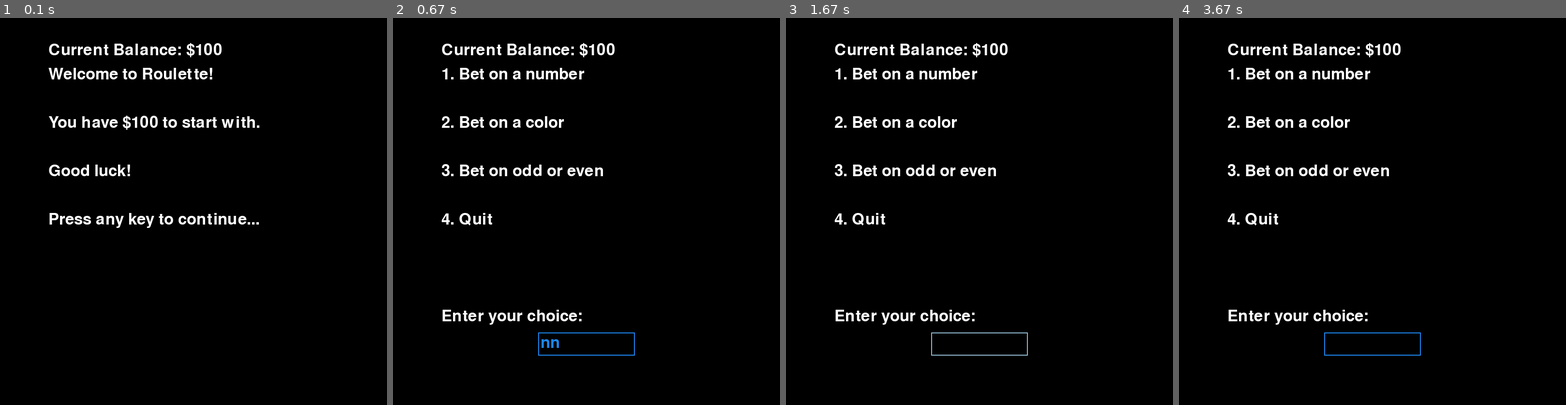
Above: before the commit, frames 1-4 (left to right).
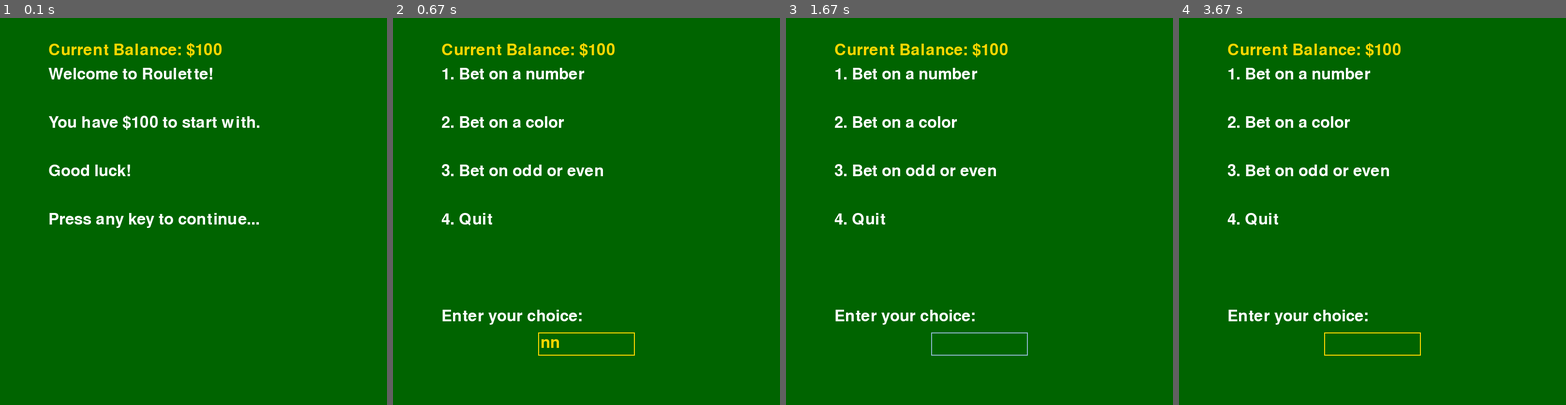
Above: after the commit, the same moments.

Repository: aawhitfield/Team-1-Term-Project-CSC698
Game: pygame game, started from main.py
The game is run twice, just before and just after one commit, with the same random seed, the same clock (stepped at 60 frames per second) and the same inputs.
Inputs (mouse positions are in pixels of both pictures, inside the frame that each line leads up to):
- Up to frame 1 (0.1 s): no input
- Up to frame 2 (0.67 s): type "ann" at 0.33 s
- Up to frame 3 (1.67 s): tap Enter at 0.67 s; click (979, 238) at 0.93 s
- Up to frame 4 (3.67 s): click (1372, 343) at 2.37 s; move the mouse to (1353, 312) at 2.65 s; click (1353, 312) at 2.7 s; click (1372, 343) at 3.53 s

The runs differ from the first frame. In frame 1, 98% of the frame differs, in the area x 0-100%, y 0-100%; in frame 2, 98%; in frame 3, 98%; in frame 4, 98%.

Commit message:
[ENH] Update UI/UX with color theme and balance display
Implemented a dark green background color to simulate a casino table felt,
along with white text and gold accent colors for improved readability and
visual appeal. The current balance is now displayed at the top of the screen
and updated constantly. Additionally, winning messages indicate the total
amount won, including the initial bet.

Diff:
--- a/pygame_screen.py
+++ b/pygame_screen.py
@@ -15,24 +15,30 @@
         self.font = pygame.font.SysFont(None, 48)  # Set the font and size for rendering text
         self.roulette = Roulette()  # Initialize the Roulette game logic
         self.balance = 100  # Set the initial balance for the player
-
-    def display_message(self, message, pos):
+        self.background_color = (0, 100, 0)  # Dark green background color
+        self.text_color = (255, 255, 255)  # White text color
+        self.accent_color = (255, 215, 0)  # Gold accent color
+
+    def display_message(self, message, pos, color=None):
         """Render and display a message on the screen.
 
         Args:
             message (str): The message to display.
             pos (tuple): The (x, y) position to display the message on the screen.
+            color (tuple): The color of the text. Defaults to self.text_color.
         """
-        text = self.font.render(message, True, (255, 255, 255))  # Render the text to an image
+        if color is None:
+            color = self.text_color
+        text = self.font.render(message, True, color)  # Render the text to an image
         self.screen.blit(text, pos)  # Draw the text image on the screen at the specified position
 
     def display_balance(self):
         """Display the current balance at the top of the screen."""
-        self.display_message(f"Current Balance: ${self.balance}", (100, 50))
+        self.display_message(f"Current Balance: ${self.balance}", (100, 50), self.accent_color)
 
     def display_welcome(self):
         """Display the welcome screen."""
-        self.screen.fill((0, 0, 0))  # Fill the screen with black
+        self.screen.fill(self.background_color)  # Fill the screen with the background color
         self.display_balance()
         self.display_message('Welcome to Roulette!', (100, 100))
         self.display_message('You have $100 to start with.', (100, 200))
@@ -52,7 +58,7 @@
 
     def display_menu(self):
         """Display the main menu with options."""
-        self.screen.fill((0, 0, 0))  # Fill the screen with black
+        self.screen.fill(self.background_color)  # Fill the screen with the background color
         self.display_balance()
         self.display_message('1. Bet on a number', (100, 100))
         self.display_message('2. Bet on a color', (100, 200))
@@ -71,7 +77,7 @@
         """
         input_box = pygame.Rect(300, 650, 140, 48)  # Create a rectangle for the input box
         color_inactive = pygame.Color('lightskyblue3')  # Inactive color for the input box
-        color_active = pygame.Color('dodgerblue2')  # Active color for the input box
+        color_active = self.accent_color  # Active color for the input box
         color = color_active  # Start with the active color to automatically focus
         active = True  # Automatically set the input box to active
         # this will allow the user to start typing without having to click on the input box
@@ -99,7 +105,7 @@
                         else:  # Add typed character to the text
                             text += event.unicode
 
-            self.screen.fill((0, 0, 0))  # Clear the screen
+            self.screen.fill(self.background_color)  # Clear the screen with background color
             self.display_balance()
             self.display_menu()  # Redraw the menu
             self.display_message(prompt, (100, 600))  # Display the prompt
@@ -173,7 +179,7 @@
             payout_ratio = 35
             winnings = self.roulette.calculateWinnings(bet, payout_ratio)
             self.balance += bet + winnings
-            self.display_message(f"You won ${winnings} (plus your bet back)!", (100, 750))
+            self.display_message(f"You won ${winnings + bet} (including bet)!", (100, 750))
         else:
             self.balance -= bet
             self.display_message(f"You lost ${bet}.", (100, 750))
@@ -195,7 +201,7 @@
             payout_ratio = 35 if color == Color.GREEN else 1
             winnings = self.roulette.calculateWinnings(bet, payout_ratio)
             self.balance += bet + winnings
-            self.display_message(f"You won ${winnings} (plus your bet back)!", (100, 750))
+            self.display_message(f"You won ${winnings + bet} (including bet)!", (100, 750))
         else:
             self.balance -= bet
             self.display_message(f"You lost ${bet}.", (100, 750))
@@ -217,7 +223,7 @@
             payout_ratio = 1
             winnings = self.roulette.calculateWinnings(bet, payout_ratio)
             self.balance += bet + winnings
-            self.display_message(f"You won ${winnings} (plus your bet back)!", (100, 750))
+            self.display_message(f"You won ${winnings + bet} (including bet)!", (100, 750))
         else:
             self.balance -= bet
             self.display_message(f"You lost ${bet}.", (100, 750))
Not shown, changed: README.md
